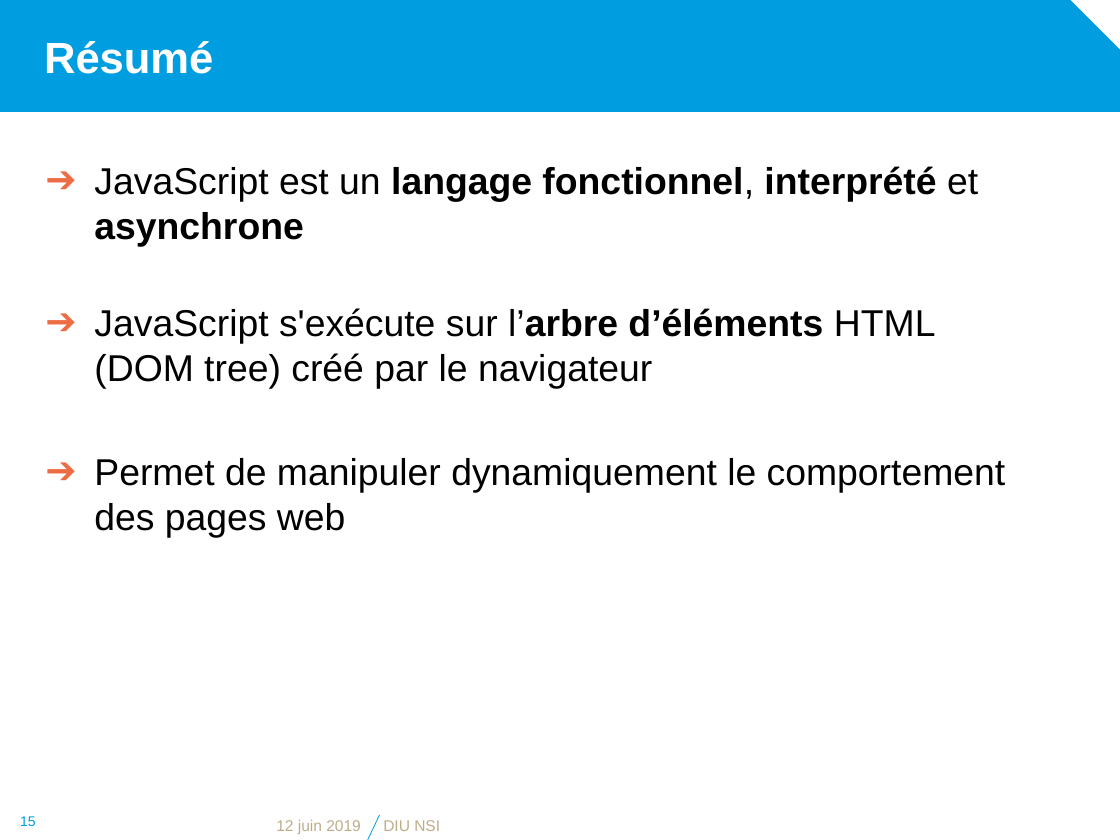
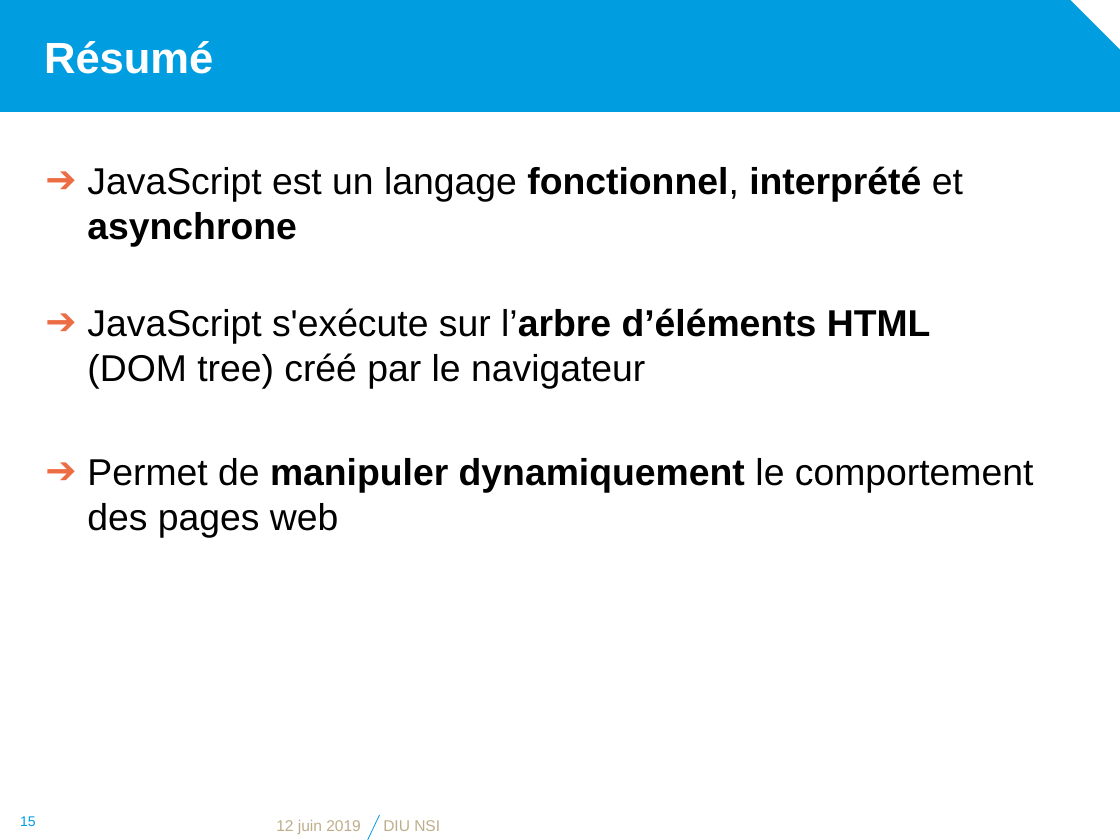
Before and after one commit to diu-uf-bordeaux/bloc1, a slide deck: slide 15 of web/4-JS/JavaScript.pptx. Drawn at 1120x840 pixels with LibreOffice and Linux fonts; fonts in the diff are those of the drawing; background and template pictures are left out. Boxes give left, top, right and bottom in pixels: in the first picture for what was removed or moved away, otherwise in the second. Text is boxed around its words. In the diff, an @@ line names an element or a change of style, - is before the commit and + after.

```diff
--- a/web/4-JS/JavaScript.pptx
+++ b/web/4-JS/JavaScript.pptx
@@ text "JavaScript est un langage fonctionnel, ..." at [87, 166, 1034, 538]: bold off in "langage"; bold on in "HTML", "manipuler dynamiquement"; indent changed @@
```
Also in this commit, not shown: 1 other slide changed, 1 other file.
